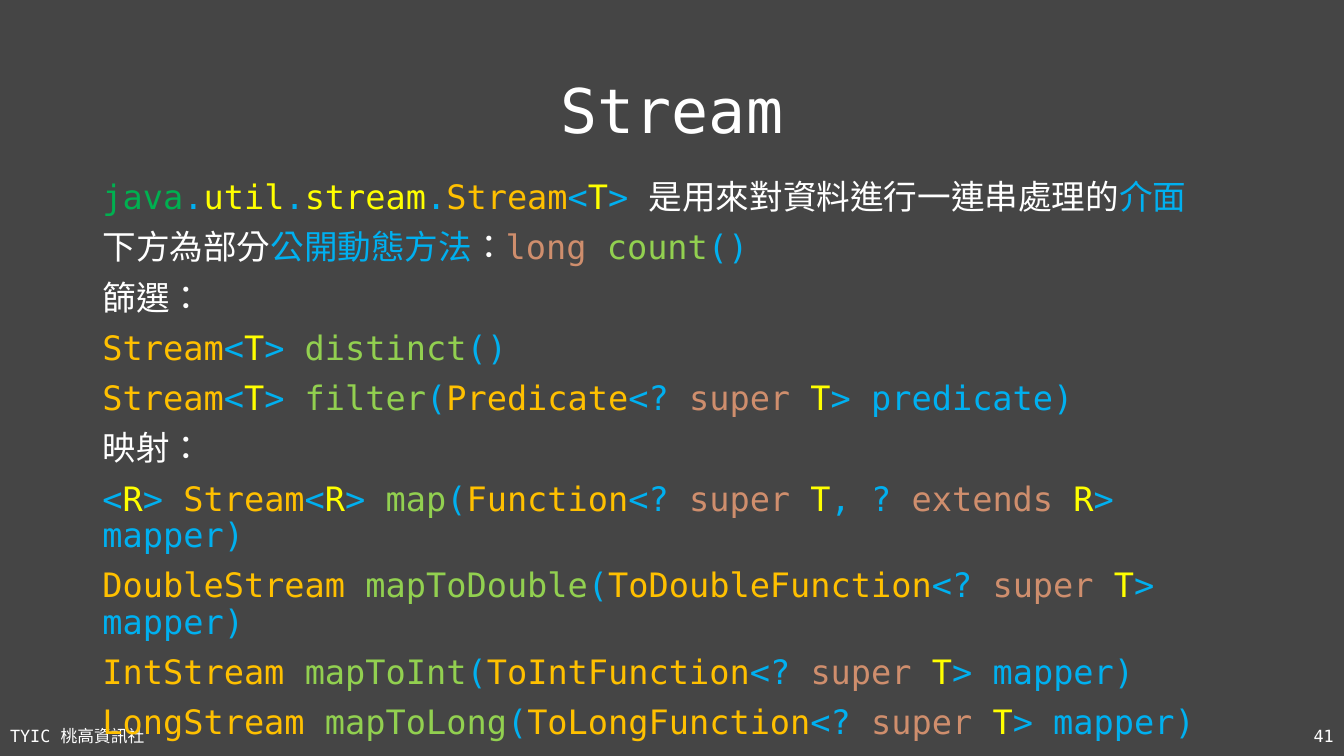
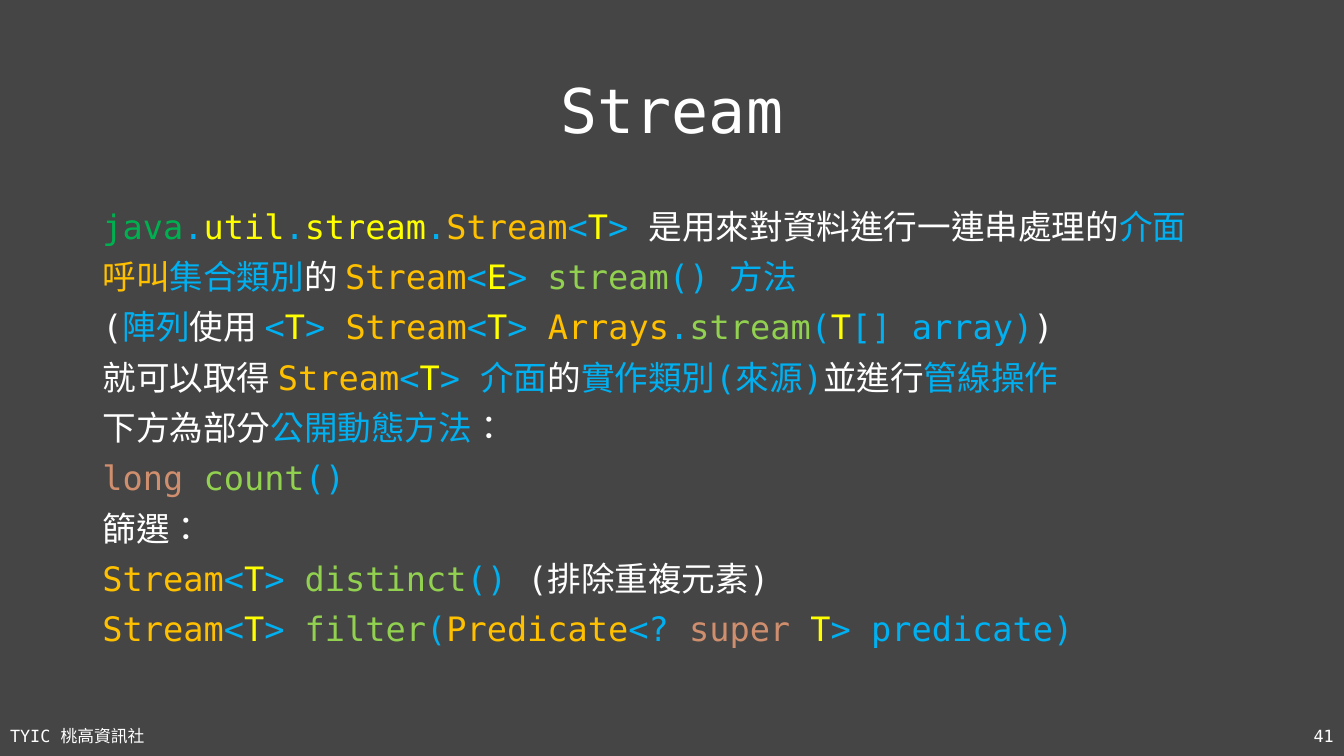
Before and after one commit to TYSHIC/slides, a slide deck: slide 41 of ppt/14_工具類別(2).pptx. Drawn at 1344x756 pixels with LibreOffice and Linux fonts; fonts in the diff are those of the drawing. Boxes give left, top, right and bottom in pixels: in the first picture for what was removed or moved away, otherwise in the second. Text is boxed around its words. In the diff, an @@ line names an element or a change of style, - is before the commit and + after.

```diff
--- a/ppt/14_工具類別(2).pptx
+++ b/ppt/14_工具類別(2).pptx
@@ text "java.util.stream.Stream<T> 是用來對資料進行一連串處理的介面": place and size @@
-text "java.util.stream.Stream<T> 是用來對資料進行一連串處理的介面" at (102,180,1187,691)
+text "java.util.stream.Stream<T> 是用來對資料進行一連串處理的介面" at (102,210,1187,648)
@@ text at (102,260,1058,497): text changed @@
-下方為部分公開動態方法：long count()
+呼叫集合類別的 Stream<E> stream() 方法
+(陣列使用 <T> Stream<T> Arrays.stream(T[] array))
+就可以取得 Stream<T> 介面的實作類別(來源)並進行管線操作
+下方為部分公開動態方法：
+long count()
@@ text at (102,432,1154,691): paragraphs removed @@
-映射：
-<R> Stream<R> map(Function<? super T, ? extends R> mapper)
-DoubleStream mapToDouble(ToDoubleFunction<? super T> mapper)
-IntStream mapToInt(ToIntFunction<? super T> mapper)
-LongStream mapToLong(ToLongFunction<? super T> mapper)
@@ text at (102,563,769,596): text changed @@
-Stream<T> distinct()
+Stream<T> distinct() (排除重複元素)
```
Also in this commit, not shown: 4 other slides changed, 15 other files.
